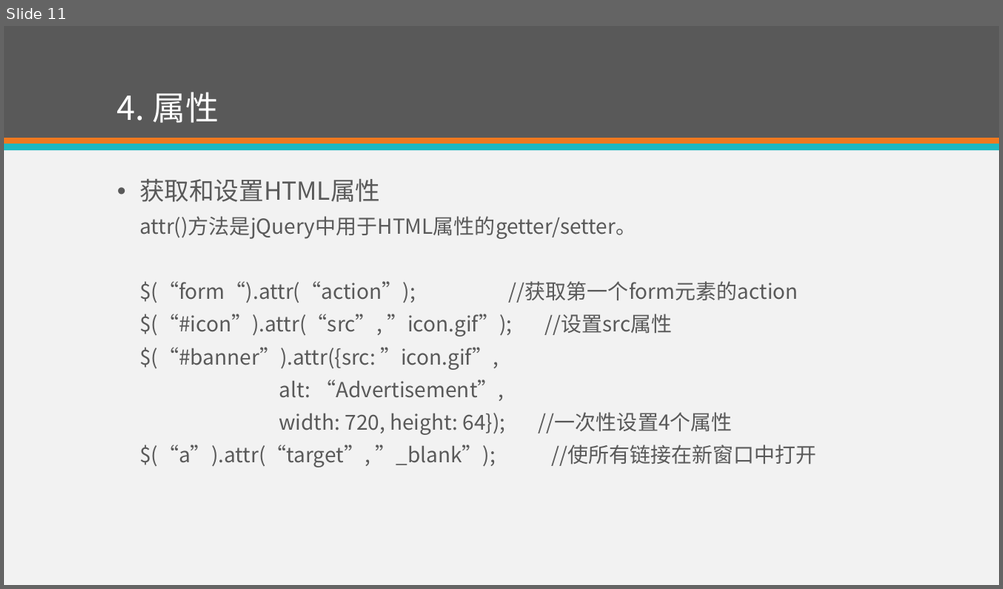
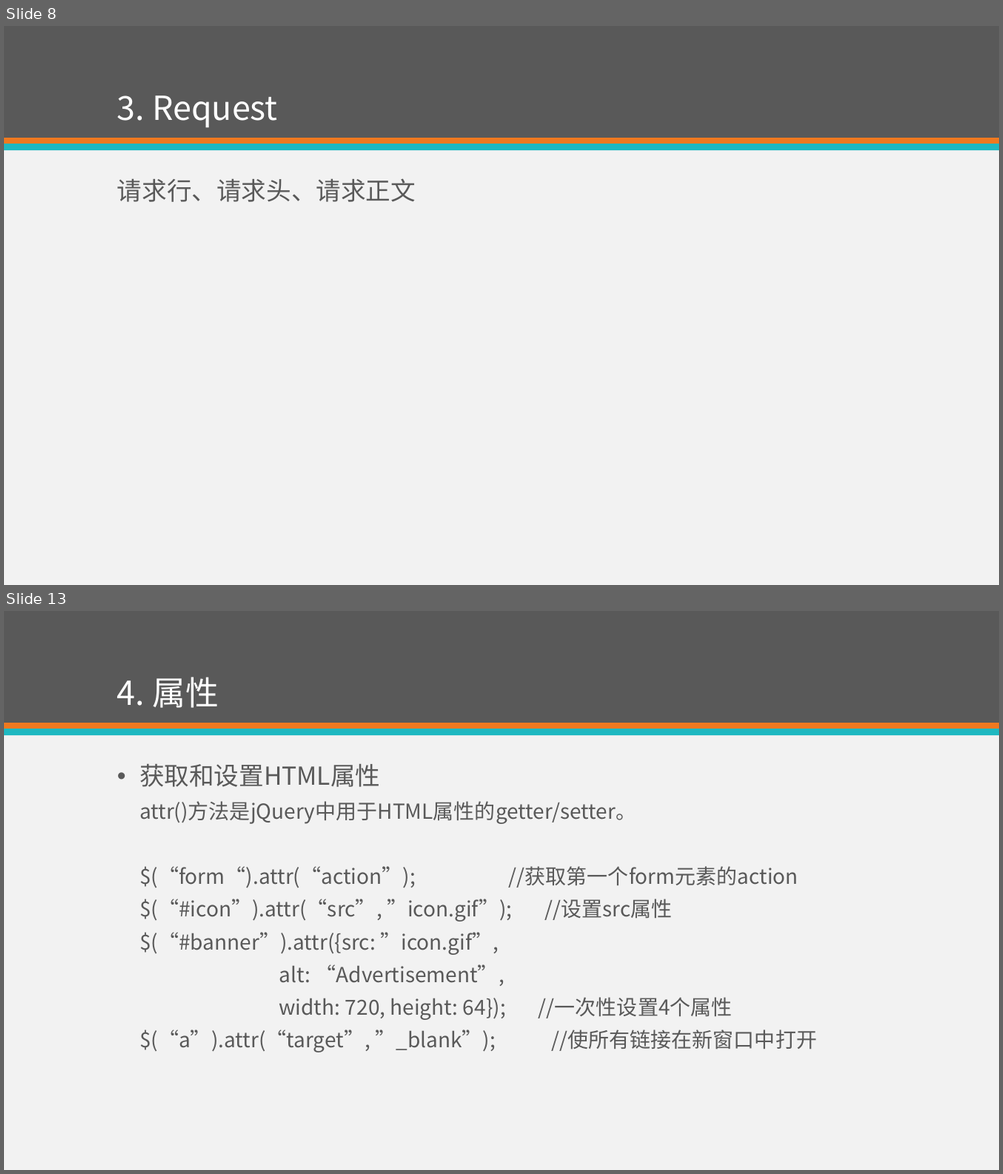
Before and after one commit to eventao/courseware, a slide deck: ppt/http.pptx. Shown one above the other, each under a label of ours: slide 11 before the commit, slides 8 and 13 after it; the slides between them are not shown. The pictures are 1003x589 and 1003x1174 pixels, drawn with LibreOffice and Linux fonts; fonts in the diff are those of the drawing. Boxes give left, top, right and bottom in pixels: in the first picture for what was removed or moved away, otherwise in the second. Text is boxed around its words. In the diff, an @@ line names an element or a change of style, - is before the commit and + after.

```diff
--- a/ppt/http.pptx
+++ b/ppt/http.pptx
@@ slide 8 added at box(4, 26, 999, 585), background #F2F2F2; not listed: 3 template elements that a slide beside it also shows @@
@@ title added at box(117, 96, 277, 128), 32 pt, text #FFFFFF @@
+3. Request
@@ text added at box(117, 178, 415, 202), 24 pt, text #595959 @@
+请求行、请求头、请求正文
@@ what was slide 11 is now slide 13 @@
```
Also in this commit, not shown: 3 slides changed, 8 other slides added, 7 slides removed.
